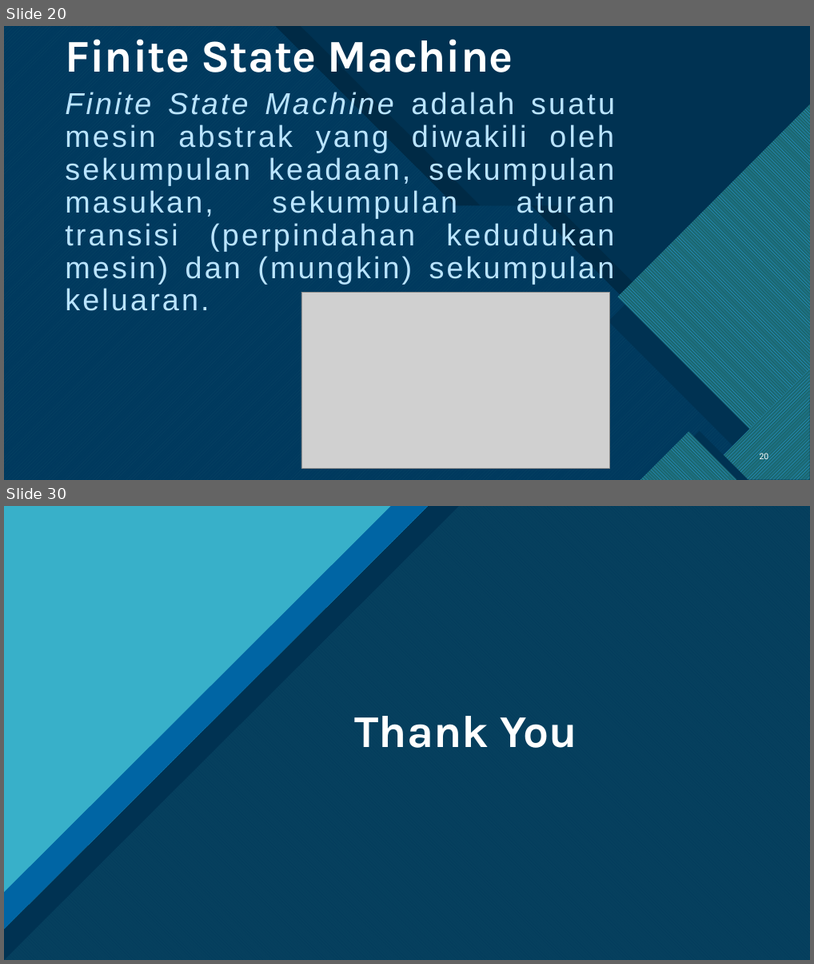
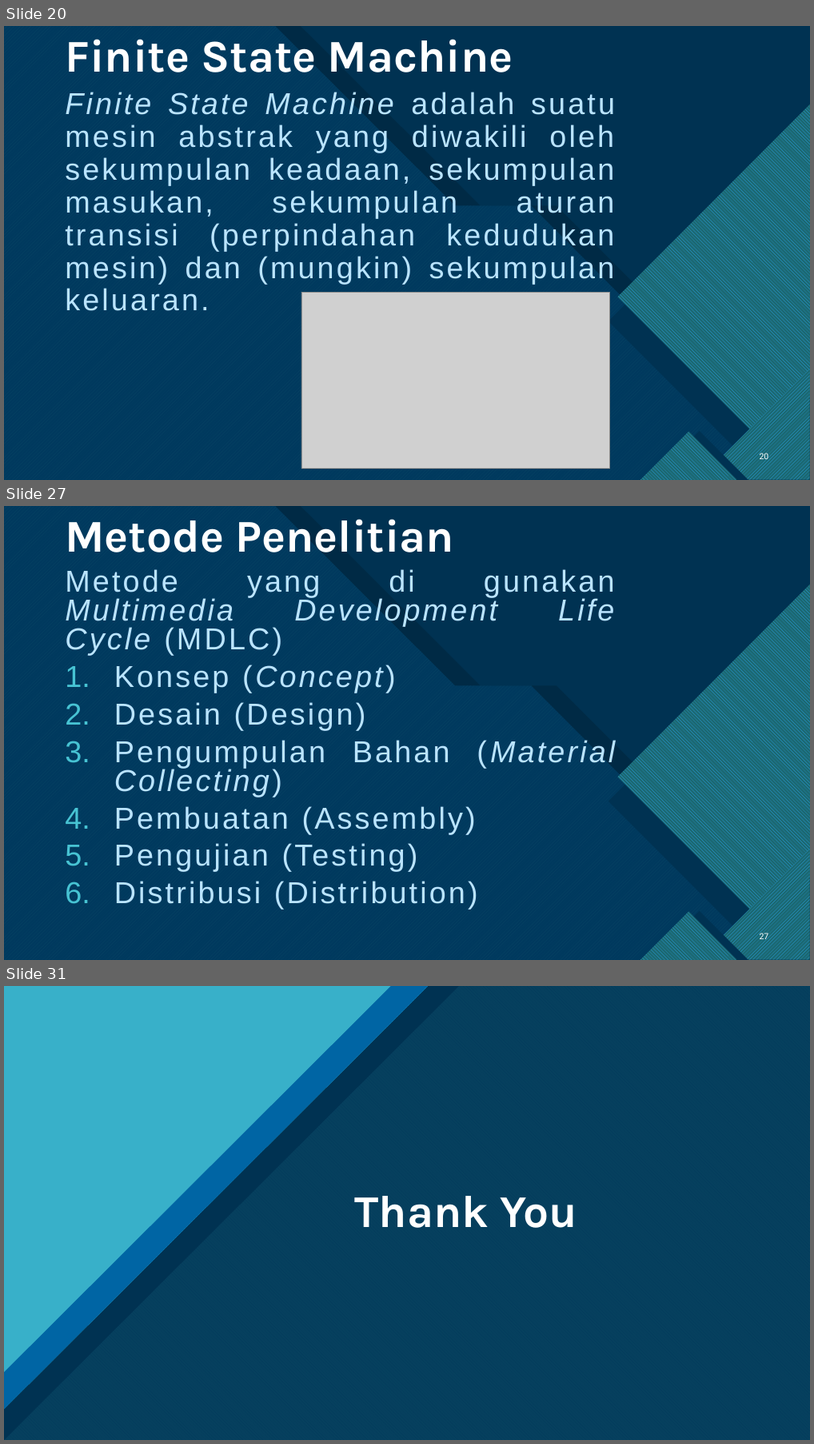
Before and after one commit to AggiaBintangRH/Skripsi, a slide deck: GAME SIMULASI KERJA PRAKTEK MAHASISWA FAKULTAS TEKNOLOGI INFORMASI.pptx. Shown one above the other, each under a label of ours: slides 20 and 30 before the commit, slides 20, 27 and 31 after it; the slides between them are not shown. The pictures are 814x964 and 814x1444 pixels, drawn with LibreOffice and Linux fonts; fonts in the diff are those of the drawing; grey boxes stand for pictures. Boxes give left, top, right and bottom in pixels: in the first picture for what was removed or moved away, otherwise in the second. Text is boxed around its words. In the diff, an @@ line names an element or a change of style, - is before the commit and + after.

```diff
--- a/GAME SIMULASI KERJA PRAKTEK MAHASISWA FAKULTAS TEKNOLOGI INFORMASI.pptx
+++ b/GAME SIMULASI KERJA PRAKTEK MAHASISWA FAKULTAS TEKNOLOGI INFORMASI.pptx
@@ slide 27 added at [4, 506, 810, 960], background #FFFFFF; not listed: 19 template elements that a slide beside it also shows @@
@@ title added at [65, 519, 455, 552], 54 pt, text #FFFFFF, bold @@
+Metode Penelitian
@@ text added at [65, 569, 615, 909], 36 pt, text #BAE4FF @@
+Metode yang di gunakan Multimedia Development Life Cycle (MDLC)
+1. Konsep (Concept)
+2. Desain (Design)
+3. Pengumpulan Bahan (Material Collecting)
+4. Pembuatan (Assembly)
+5. Pengujian (Testing)
+6. Distribusi (Distribution)
@@ page number added at [760, 931, 770, 941], 10 pt, text #FFFFFF @@
+27
@@ what was slide 30 is now slide 31 @@
```
Also in this commit, not shown: 1 slide changed, 8 other slides added, 10 slides removed.
